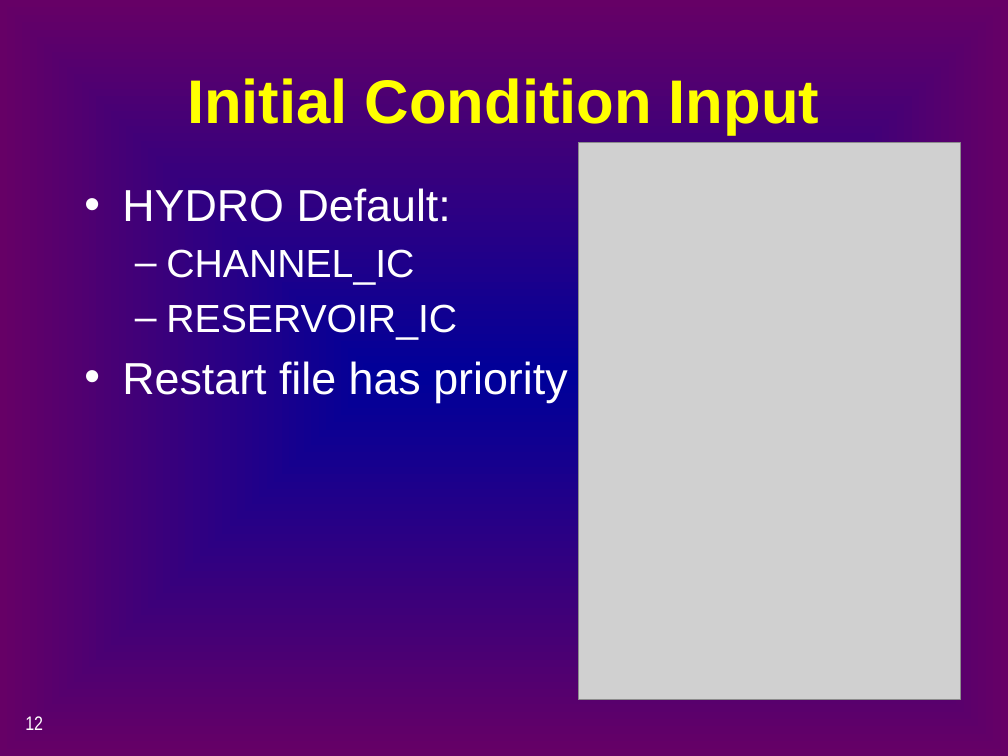
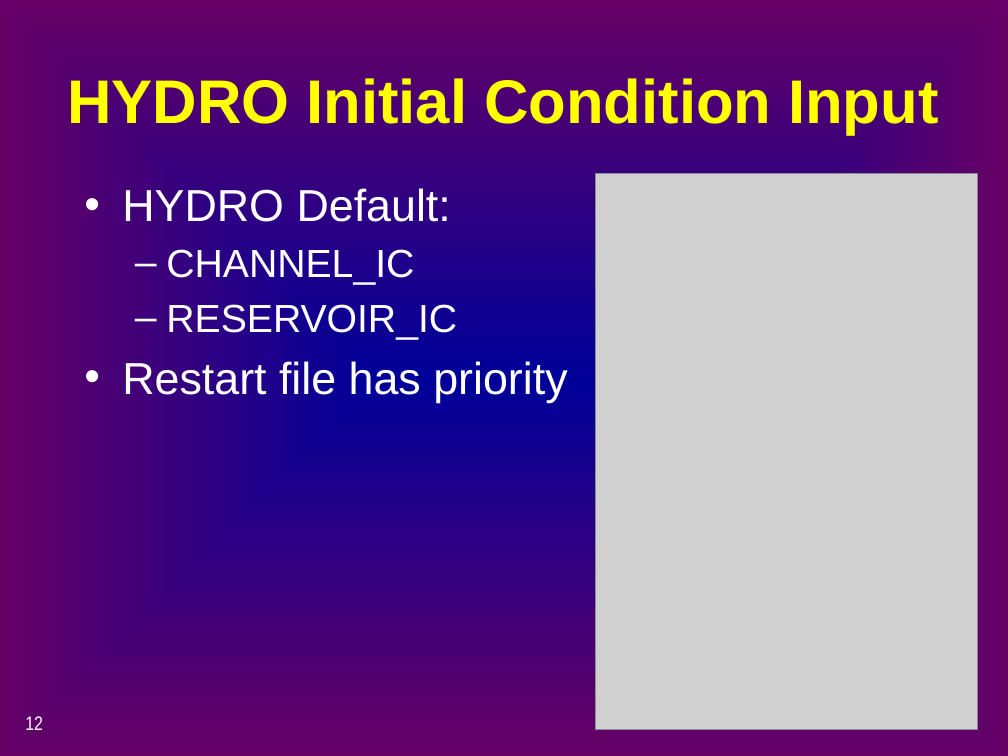
Before and after one commit to CADWRDeltaModeling/dsm2, a slide deck: slide 12 of dsm2/presentations/p4_simulation_data.pptx. Drawn at 1008x756 pixels with LibreOffice and Linux fonts; fonts in the diff are those of the drawing; grey boxes stand for pictures. Boxes give left, top, right and bottom in pixels: in the first picture for what was removed or moved away, otherwise in the second. Text is boxed around its words. In the diff, an @@ line names an element or a change of style, - is before the commit and + after.

```diff
--- a/dsm2/presentations/p4_simulation_data.pptx
+++ b/dsm2/presentations/p4_simulation_data.pptx
@@ title at [67, 78, 938, 135]: text changed @@
-Initial Condition Input
+HYDRO Initial Condition Input
@@ picture: place and size @@
-picture at [579, 143, 961, 700]
+picture at [595, 173, 977, 730]
```
Also in this commit, not shown: 14 other slides changed, 4 slides added, 4 slides removed, 2 other files.
